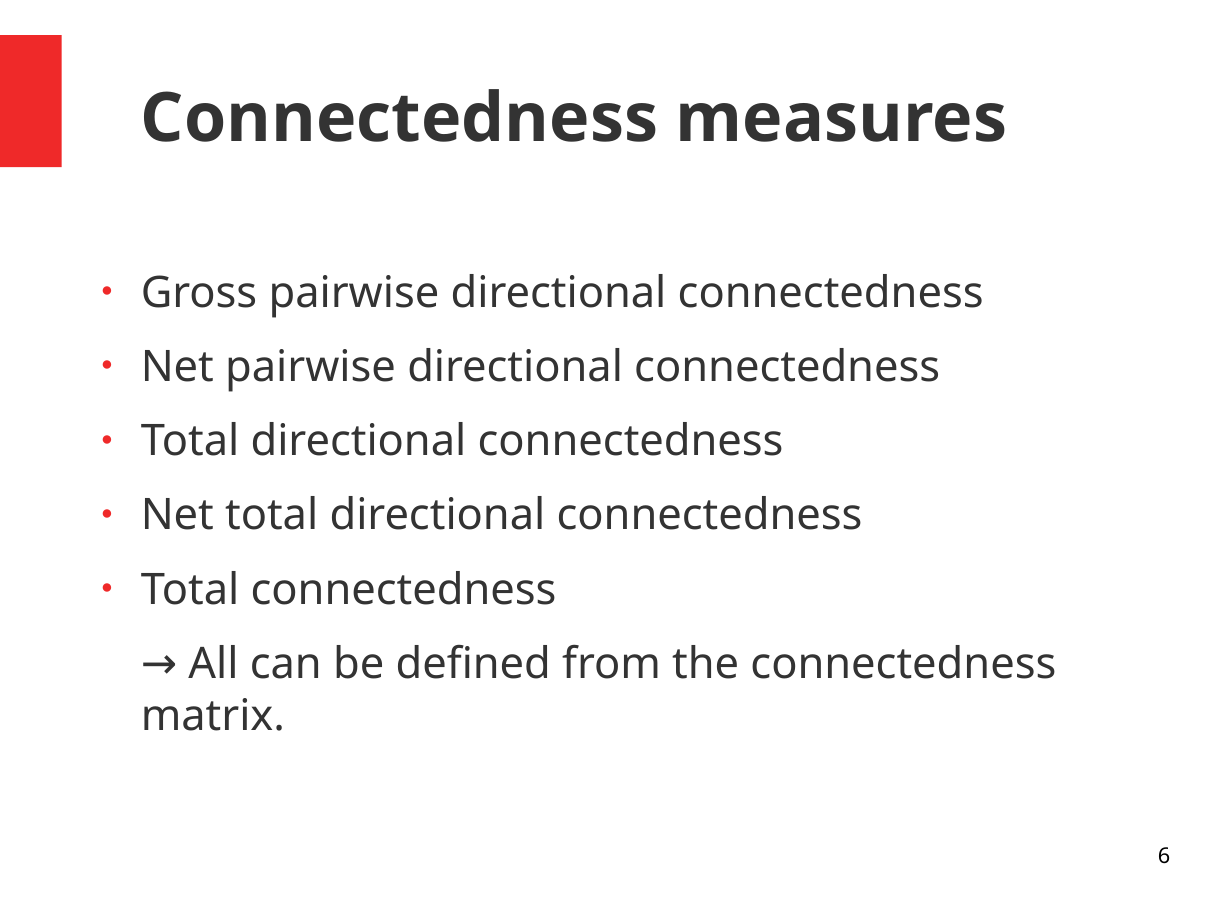
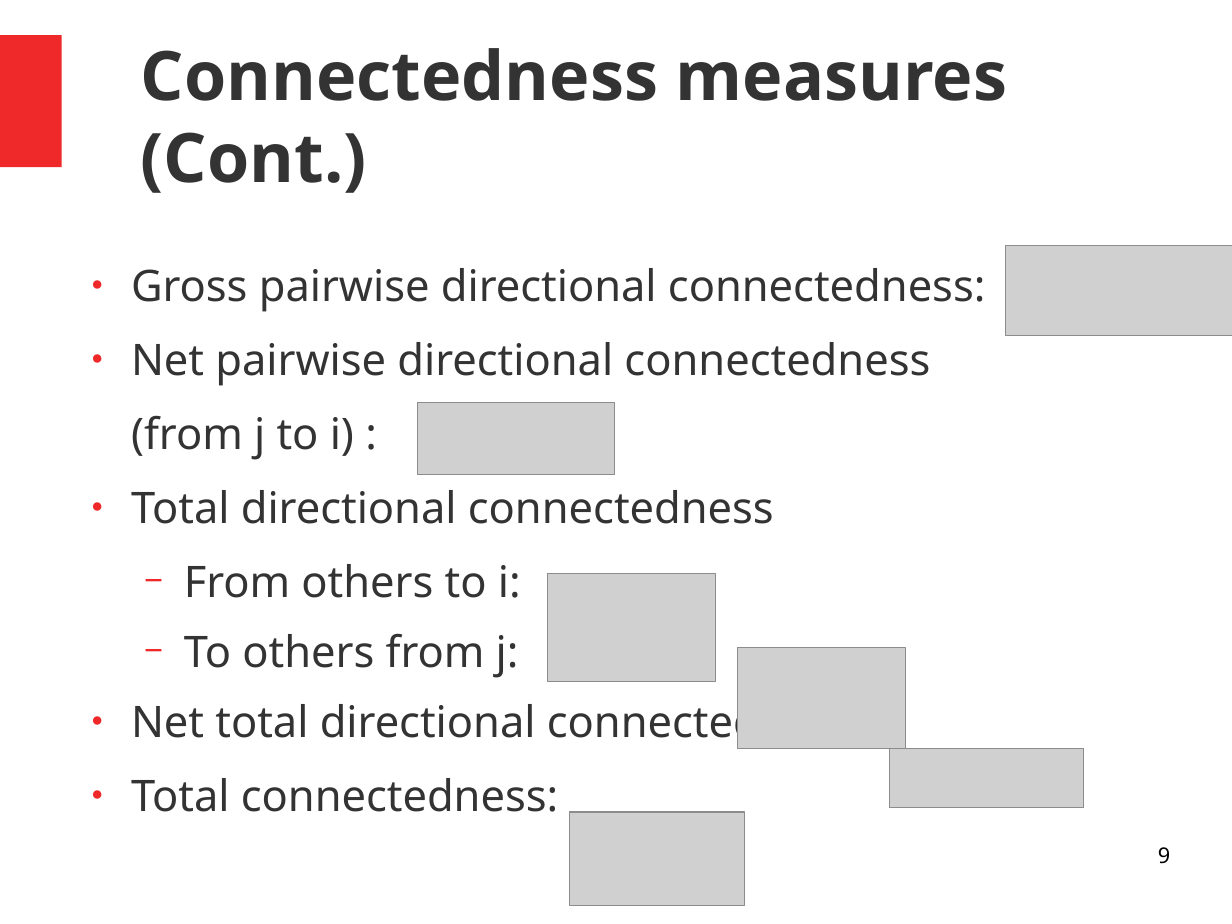
Before and after one commit to alexaoh/finance, a slide deck: slide 9 of NotesFromArticle.odp (slide 6 before the commit). Drawn at 1232x924 pixels with LibreOffice and Linux fonts; fonts in the diff are those of the drawing; grey boxes stand for pictures. Boxes give left, top, right and bottom in pixels: in the first picture for what was removed or moved away, otherwise in the second. Text is boxed around its words. In the diff, an @@ line names an element or a change of style, - is before the commit and + after.

```diff
--- a/NotesFromArticle.odp
+++ b/NotesFromArticle.odp
@@ title at <box>141,48,1007,193</box>: text changed @@
-Connectedness measures
+Connectedness measures (Cont.)
@@ text "Gross pairwise directional connectedness:": place and size @@
-text "Gross pairwise directional connectedness:" at <box>141,274,1056,731</box>
+text "Gross pairwise directional connectedness:" at <box>131,268,986,812</box>
@@ text at <box>131,268,986,312</box>: text changed @@
-● Gross pairwise directional connectedness
+● Gross pairwise directional connectedness:
@@ picture added at <box>1006,246,1232,335</box> @@
@@ text at <box>131,415,354,460</box>: paragraph added @@
+(from j to i) :
@@ picture added at <box>418,402,615,475</box> @@
@@ text at <box>131,564,865,812</box>: text changed @@
-● Net total directional connectedness
-● Total connectedness
-→ All can be defined from the connectedness matrix.
+  − From others to i:
+  − To others from j:
+● Net total directional connectedness:
+● Total connectedness:
@@ picture added at <box>548,574,715,682</box> @@
@@ picture added at <box>738,647,906,749</box> @@
@@ picture added at <box>890,749,1084,808</box> @@
@@ picture added at <box>570,813,745,906</box> @@
@@ page number at <box>1158,847,1170,864</box>: text changed @@
-6
+9
```
Also in this commit, not shown: 5 other slides changed, 6 slides added, 3 other files.
